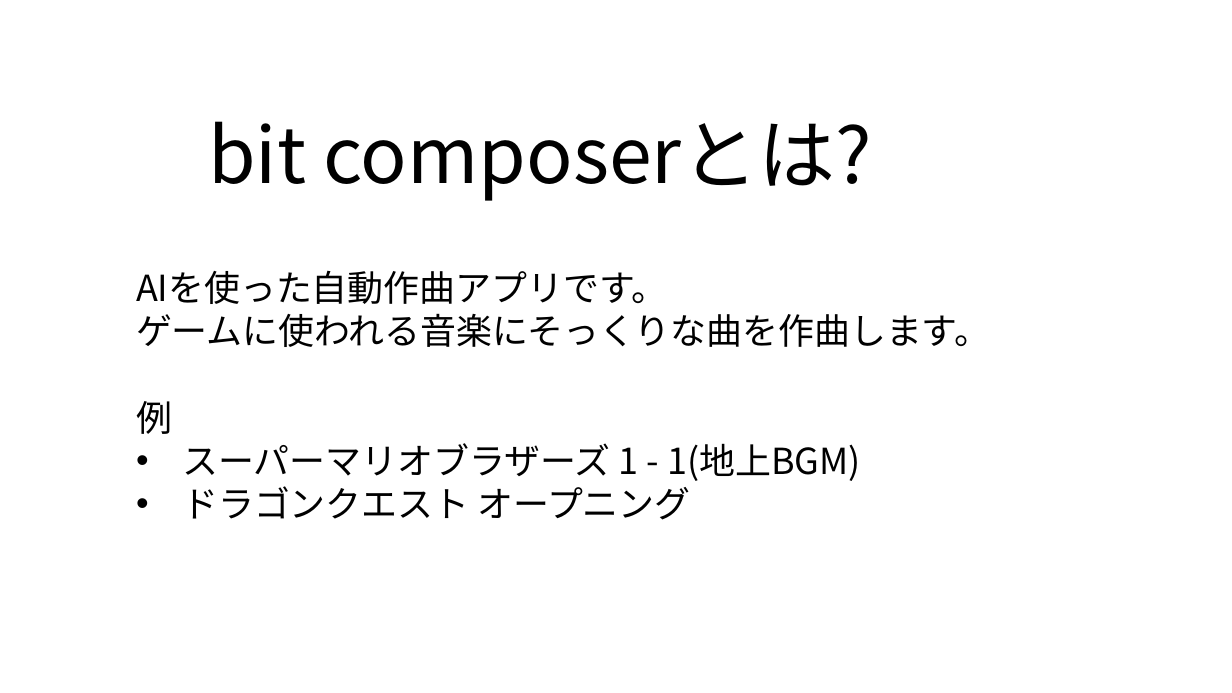
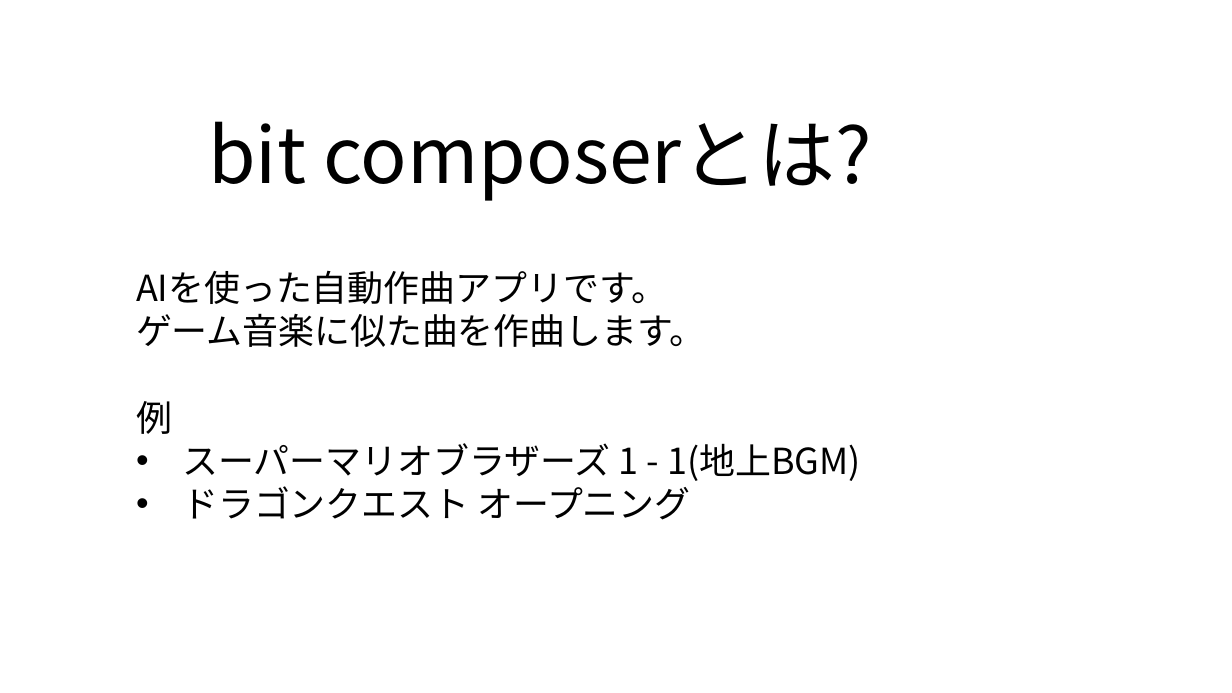
Before and after one commit to yoshitake266/bitComposer_prj, a slide deck: slide 2 of presentation/bit Composer.pptx. Drawn at 1232x693 pixels with LibreOffice and Linux fonts; fonts in the diff are those of the drawing. Boxes give left, top, right and bottom in pixels: in the first picture for what was removed or moved away, otherwise in the second. Text is boxed around its words. In the diff, an @@ line names an element or a change of style, - is before the commit and + after.

```diff
--- a/presentation/bit Composer.pptx
+++ b/presentation/bit Composer.pptx
@@ text at (x1=136, y1=313, x2=706, y2=347): text changed @@
-ゲームに使われる音楽にそっくりな曲を作曲します。
+ゲーム音楽に似た曲を作曲します。
```
Also in this commit, not shown: 1 other slide changed.
